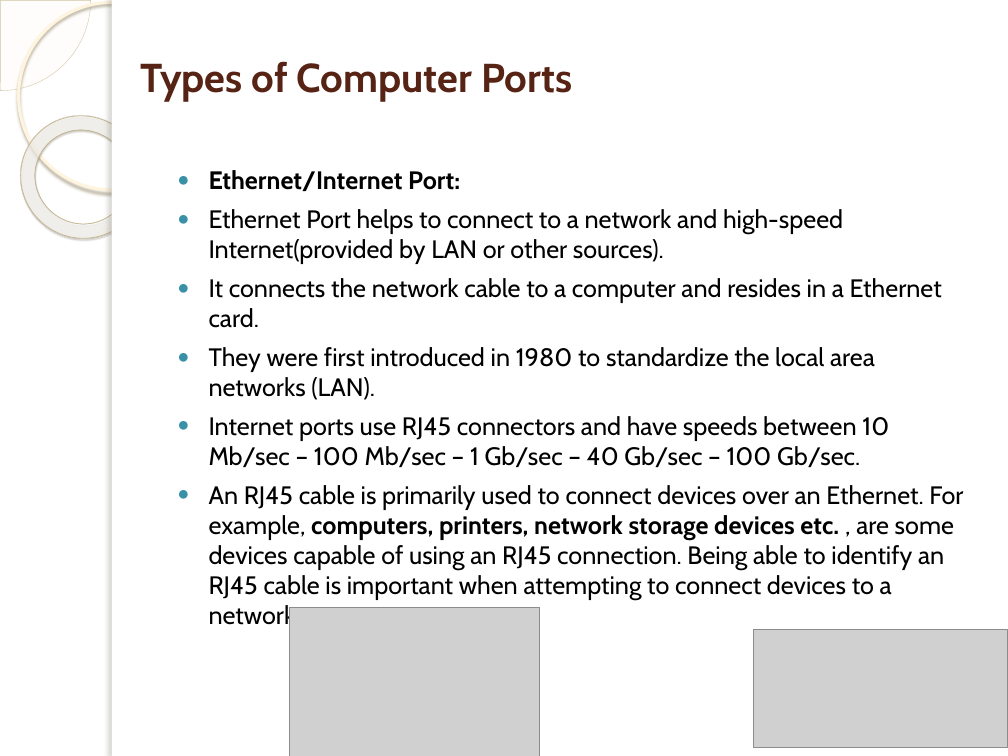
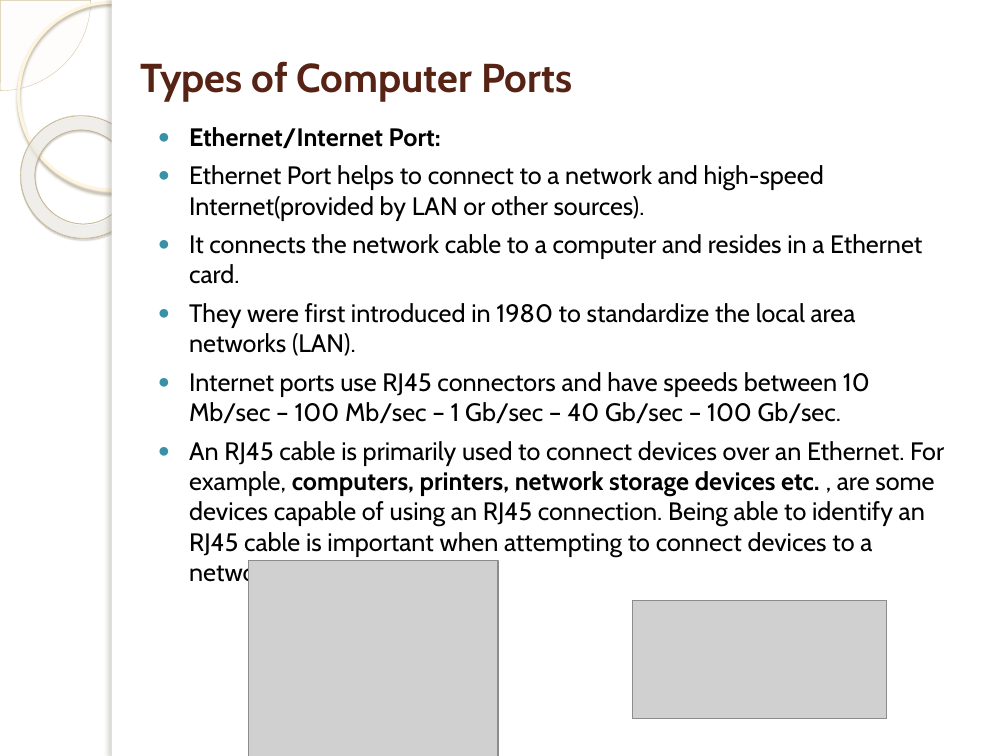
Before and after one commit to VishalChudasama08/MCA, a slide deck: slide 121 of Sem-1/FOC/Unit-1/unit-1 PPT updated.pptx. Drawn at 1008x756 pixels with LibreOffice and Linux fonts; fonts in the diff are those of the drawing; grey boxes stand for pictures; background and template pictures are left out. Boxes give left, top, right and bottom in pixels: in the first picture for what was removed or moved away, otherwise in the second. Text is boxed around its words. In the diff, an @@ line names an element or a change of style, - is before the commit and + after.

```diff
--- a/Sem-1/FOC/Unit-1/unit-1 PPT updated.pptx
+++ b/Sem-1/FOC/Unit-1/unit-1 PPT updated.pptx
@@ text "Ethernet/Internet Port:": place and size @@
-text "Ethernet/Internet Port:" at [209,170,963,631]
+text "Ethernet/Internet Port:" at [189,127,944,587]
@@ picture: place and size @@
-picture at [289,608,539,756]
+picture at [248,560,498,756]
@@ picture: place and size @@
-picture at [754,630,1008,748]
+picture at [633,600,887,718]
```
Also in this commit, not shown: 13 other slides changed, 11 slides added, 9 other files.
